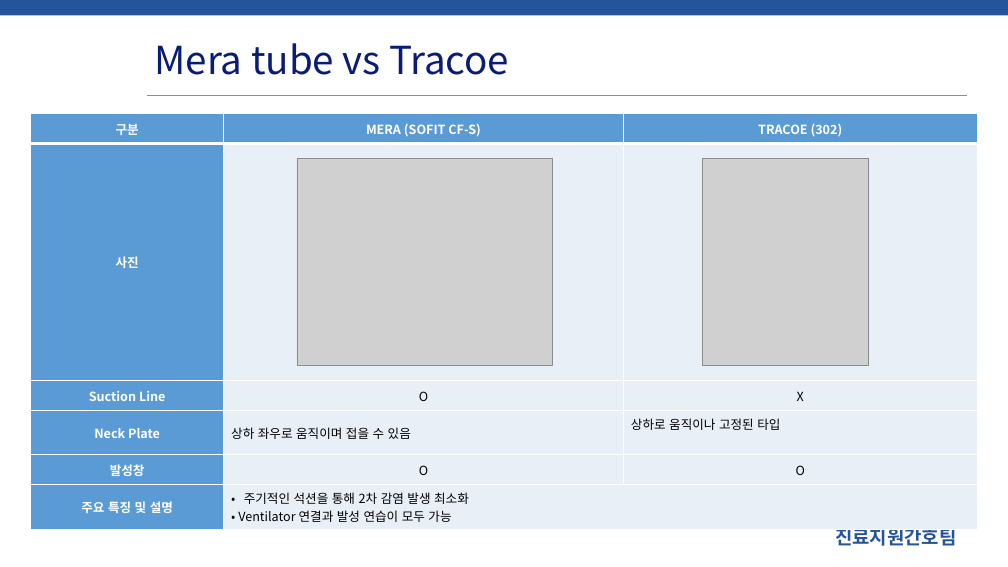
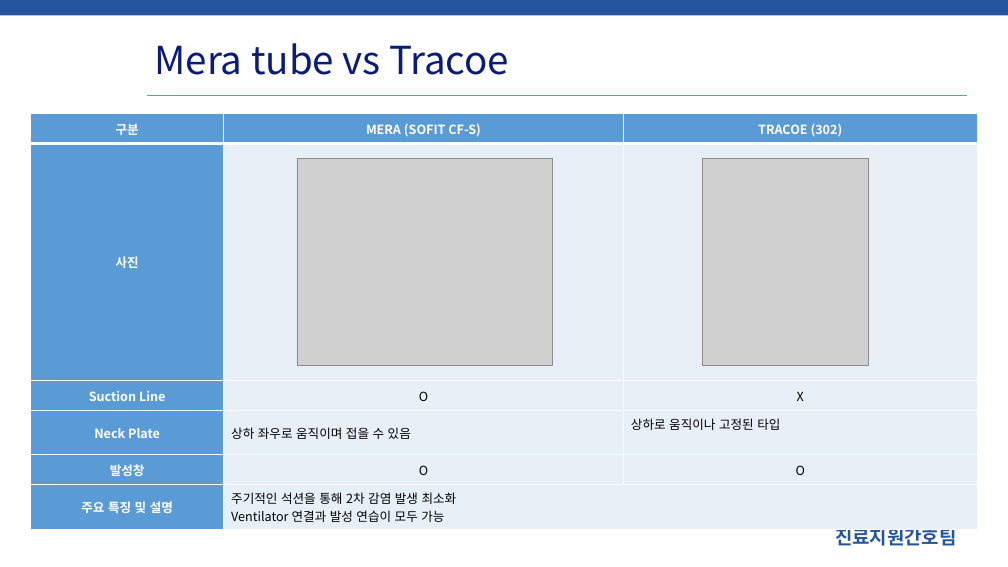
Before and after one commit to SCHCAQI/2026-QI, a slide deck: slide 2 of documents/요청/[WeValue]Mera tube vs Tracoe.pptx. Drawn at 1008x567 pixels with LibreOffice and Linux fonts; fonts in the diff are those of the drawing; grey boxes stand for pictures; background and template pictures are left out. Boxes give left, top, right and bottom in pixels: in the first picture for what was removed or moved away, otherwise in the second. Text is boxed around its words. In the diff, an @@ line names an element or a change of style, - is before the commit and + after.

```diff
--- a/documents/요청/[WeValue]Mera tube vs Tracoe.pptx
+++ b/documents/요청/[WeValue]Mera tube vs Tracoe.pptx
@@ table at [31,114,978,526] @@
-row 6, column 2: •주기적인 석션을 통해 2차 감염 발생 최소화 / • Ventilator 연결과 발성 연습이 모두 가능
+row 6, column 2: 주기적인 석션을 통해 2차 감염 발생 최소화 / Ventilator 연결과 발성 연습이 모두 가능
```
Also in this commit, not shown: 2 other files.
